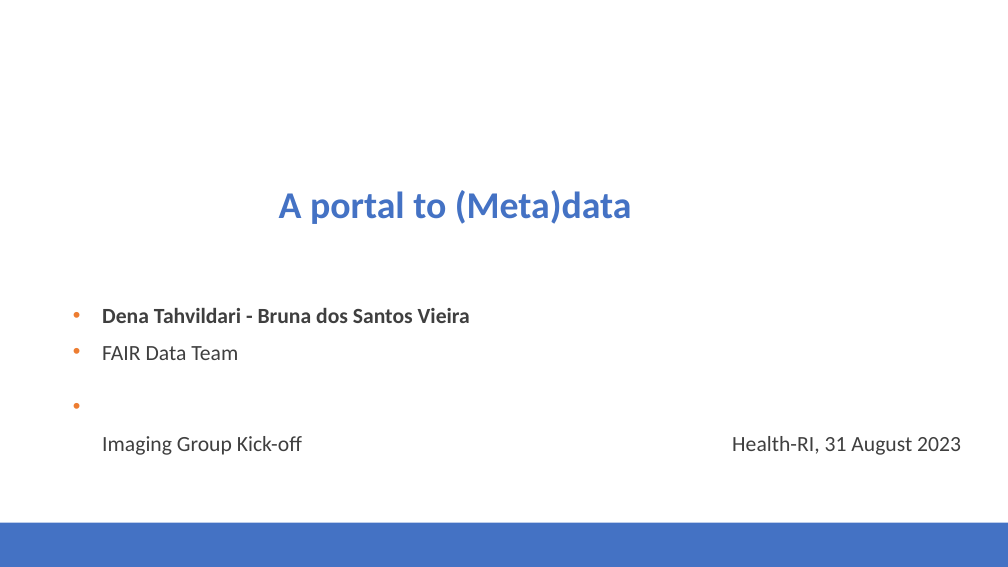
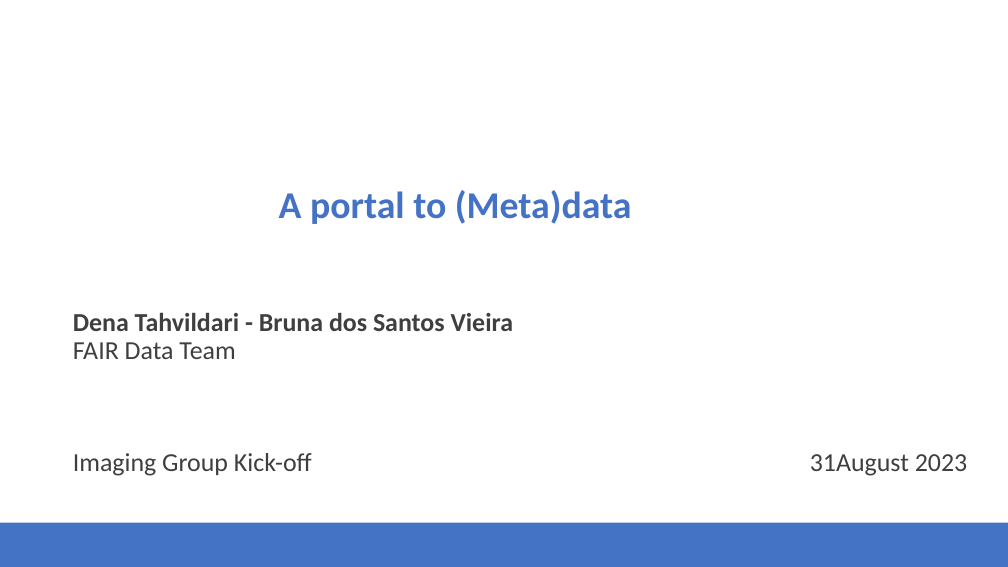
Before and after one commit to Health-RI/health-ri-metadata, a slide deck: slide 1 of Presentations/31082023HRI_Metadata_Schema_ImagingGroup_KickOff.pptx. Drawn at 1008x567 pixels with LibreOffice and Linux fonts; fonts in the diff are those of the drawing; background and template pictures are left out. Boxes give left, top, right and bottom in pixels: in the first picture for what was removed or moved away, otherwise in the second. Text is boxed around its words. In the diff, an @@ line names an element or a change of style, - is before the commit and + after.

```diff
--- a/Presentations/31082023HRI_Metadata_Schema_ImagingGroup_KickOff.pptx
+++ b/Presentations/31082023HRI_Metadata_Schema_ImagingGroup_KickOff.pptx
@@ text at [73, 313, 514, 359]: size 20.7 to 24.7 pt in "Dena Tahvildari - Bruna dos Santos Vieira", "FAIR Data Team"; bullet • to none; line spacing 0.7 to 0.9 @@
@@ text at [73, 453, 967, 476]: text changed; size 20.7 to 24.7 pt @@
-• Imaging Group Kick-off Health-RI, 31 August 2023
+Imaging Group Kick-off 31August 2023
```
Also in this commit, not shown: 4 other slides changed.
